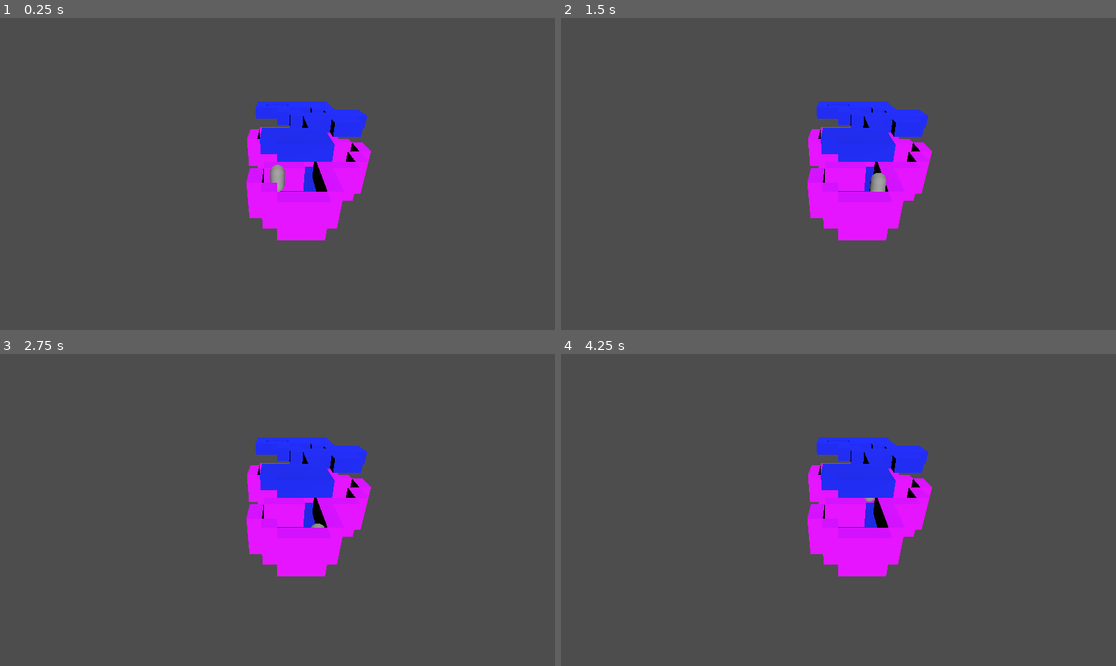
Above: before the commit, frames 1-4 (two rows, left to right).
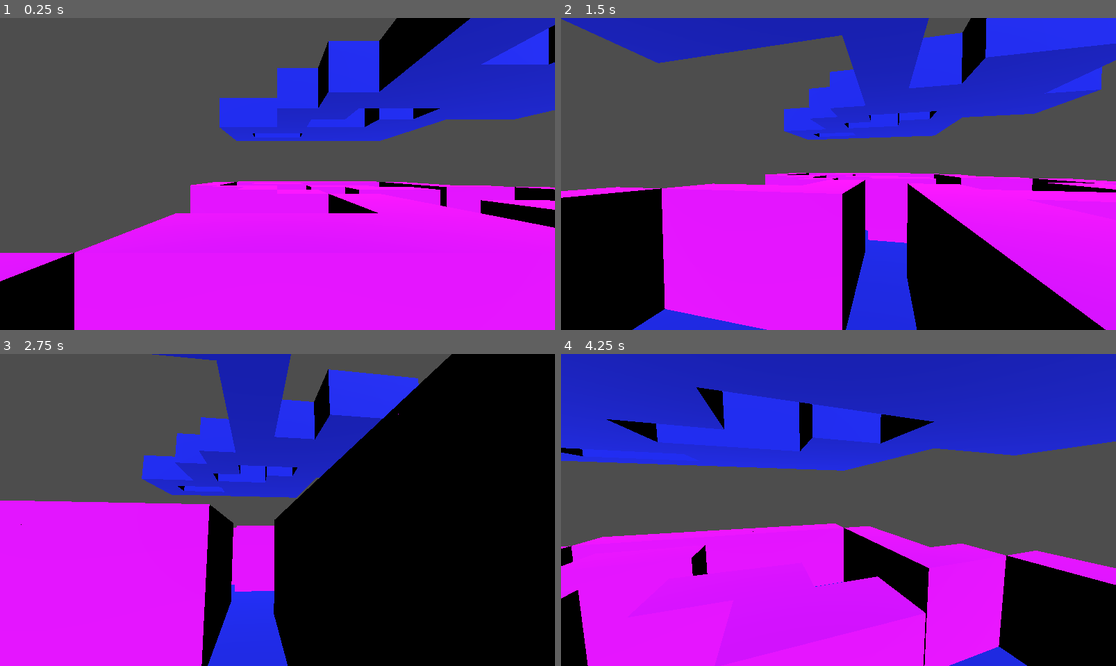
Above: after the commit, the same moments.

Repository: scoutantho/simplictyjam2
Game: Godot game, scene res://Scenes/game.tscn
The game is run twice, just before and just after one commit, with the same random seed, the same clock (stepped at 60 frames per second) and the same inputs.
Inputs (mouse positions are in pixels of both pictures, inside the frame that each line leads up to):
- Up to frame 1 (0.25 s): no input
- Up to frame 2 (1.5 s): move the mouse to (960, 158) at 0.52 s; press the mouse at (960, 158) at 0.53 s; hold Right (move_right) 0.53-1.28 s; tap Space (move_jump) at 0.77 s; move the mouse to (727, 189) at 1.27 s; release the mouse at (727, 189) at 1.28 s; hold S (move_down) from 1.28 s (still down); click (727, 189) at 1.35 s
- Up to frame 3 (2.75 s): tap Space (move_jump) at 1.52 s; move the mouse to (333, 441) at 2.02 s; release S (move_down) at 2.03 s; press the mouse at (333, 441) at 2.03 s; hold Right (move_right) from 2.03 s (still down)
- Up to frame 4 (4.25 s): move the mouse to (810, 572) at 2.77 s; release Right (move_right) at 2.78 s; release the mouse at (810, 572) at 2.78 s; hold W (move_up) 2.78-3.53 s; click (810, 572) at 2.85 s; tap Space (move_jump) at 3.02, 3.77 s; move the mouse to (1005, 556) at 3.52 s; press the mouse at (1005, 556) at 3.53 s; hold Left (move_left) from 3.53 s (still down)

The runs differ from the first frame. In frame 1, 57% of the frame differs, in the area x 0-100%, y 0-100%; in frame 2, 69%; in frame 3, 80%; in frame 4, 77%.

Commit message:
Implement camera control and visibility adjustments, enhance player movement with mouse input handling, and update project input settings

Diff:
--- a/Scenes/game.tscn
+++ b/Scenes/game.tscn
@@ -9,7 +9,7 @@
 
 [node name="Camera3D" type="Camera3D" parent="."]
 transform = Transform3D(1, 0, 0, 0, 0.866025, 0.5, 0, -0.5, 0.866025, 0, 10, 12)
-current = true
+visible = false
 
 [node name="Player" parent="." instance=ExtResource("1_37s63")]
 transform = Transform3D(1, 0, 0, 0, 1, 0, 0, 0, 1, 0, 3, 0)
--- a/Scenes/player.tscn
+++ b/Scenes/player.tscn
@@ -20,6 +20,7 @@
 [node name="Head" type="Node3D" parent="."]
 transform = Transform3D(1, 0, 0, 0, 1, 0, 0, 0, 1, 0, 0.672828, 0)
 
-[node name="Camera3D" type="Camera3D" parent="Head"]
+[node name="Camera" type="Camera3D" parent="Head"]
+current = true
 
 [node name="Player" type="Node3D" parent="."]
--- a/Scripts/player.gd
+++ b/Scripts/player.gd
@@ -3,7 +3,24 @@
 
 const SPEED = 5.0
 const JUMP_VELOCITY = 4.5
+const SENSITIVTY :=  0.001
 
+@onready var head = $Head
+@onready var camera = $Head/Camera
+
+func _ready() -> void:
+	Input.set_mouse_mode(Input.MOUSE_MODE_CAPTURED)
+
+func _unhandled_input(event: InputEvent) -> void:
+	if event is InputEventMouseMotion:
+		head.rotate_y(-event.relative.x * SENSITIVTY)
+		camera.rotate_x(-event.relative.y * SENSITIVTY)
+		camera.rotation.x = clamp(camera.rotation.x, deg_to_rad(-40), deg_to_rad(60))
+	if event.is_action_pressed("click"):
+		if Input.mouse_mode == Input.MOUSE_MODE_VISIBLE:
+			Input.mouse_mode = Input.MOUSE_MODE_CAPTURED
+		elif Input.mouse_mode == Input.MOUSE_MODE_CAPTURED:
+			Input.mouse_mode = Input.MOUSE_MODE_VISIBLE
 
 func _physics_process(delta: float) -> void:
 	# Add the gravity.
@@ -17,7 +34,7 @@
 	# Get the input direction and handle the movement/deceleration.
 	# As good practice, you should replace UI actions with custom gameplay actions.
 	var input_dir := Input.get_vector("move_left", "move_right", "move_up", "move_down")
-	var direction := (transform.basis * Vector3(input_dir.x, 0, input_dir.y)).normalized()
+	var direction: Vector3 = (head.transform.basis * Vector3(input_dir.x, 0, input_dir.y)).normalized()
 	if direction:
 		velocity.x = direction.x * SPEED
 		velocity.z = direction.z * SPEED
--- a/project.godot
+++ b/project.godot
@@ -46,6 +46,11 @@
 "events": [Object(InputEventKey,"resource_local_to_scene":false,"resource_name":"","device":-1,"window_id":0,"alt_press …(191 unchanged characters)…
 ]
 }
+click={
+"deadzone": 0.5,
+"events": [Object(InputEventMouseButton,"resource_local_to_scene":false,"resource_name":"","device":-1,"window_id":0,"alt_pressed":false,"shift_pressed":false,"ctrl_pressed":false,"meta_pressed":false,"button_mask":1,"position":Vector2(88, 12),"global_position":Vector2(97, 58),"factor":1.0,"button_index":1,"canceled":false,"pressed":true,"double_click":false,"script":null)
+]
+}
 
 [rendering]
 
